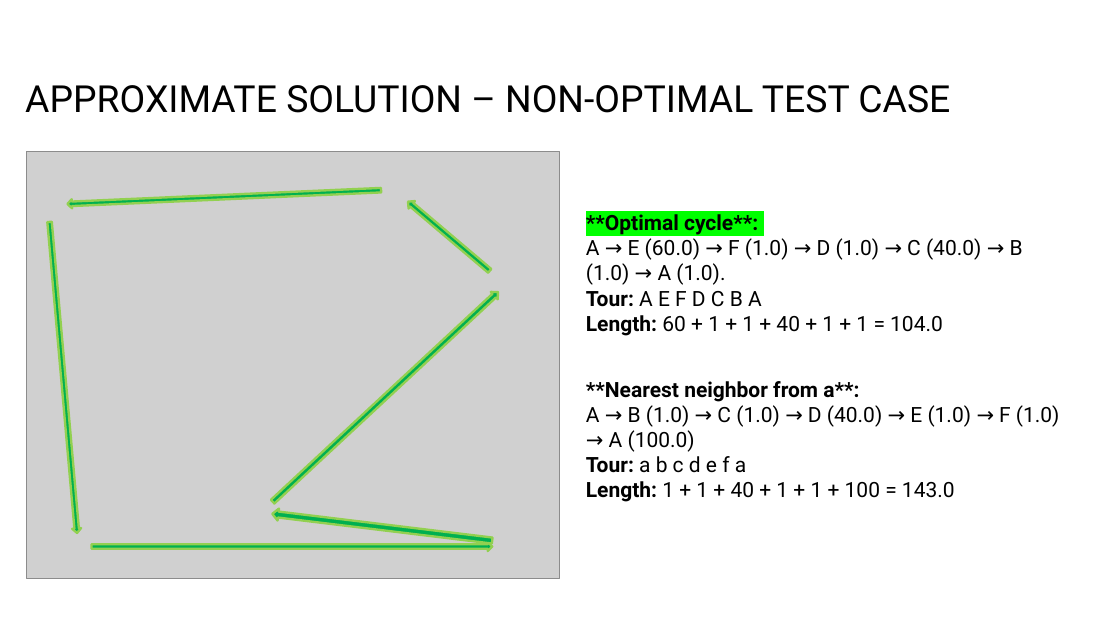
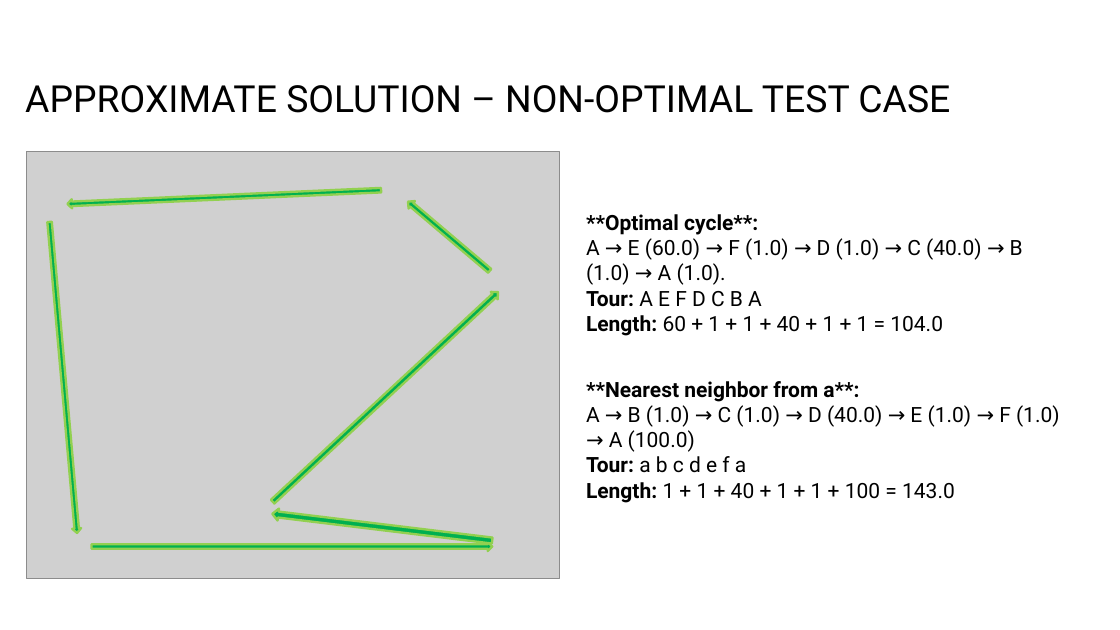
Before and after one commit to PictureOfGray/CS412-Team-NAME, a slide deck: slide 15 of presentations/problem_presentation.pptx. Drawn at 1120x630 pixels with LibreOffice and Linux fonts; fonts in the diff are those of the drawing; grey boxes stand for pictures; background and template pictures are left out. Boxes give left, top, right and bottom in pixels: in the first picture for what was removed or moved away, otherwise in the second. Text is boxed around its words. In the diff, an @@ line names an element or a change of style, - is before the commit and + after.

```diff
--- a/presentations/problem_presentation.pptx
+++ b/presentations/problem_presentation.pptx
@@ text at [586, 214, 1023, 285]: highlight #00FF00 to none in "**Optimal cycle**:" @@
```
Also in this commit, not shown: 14 other slides changed.
